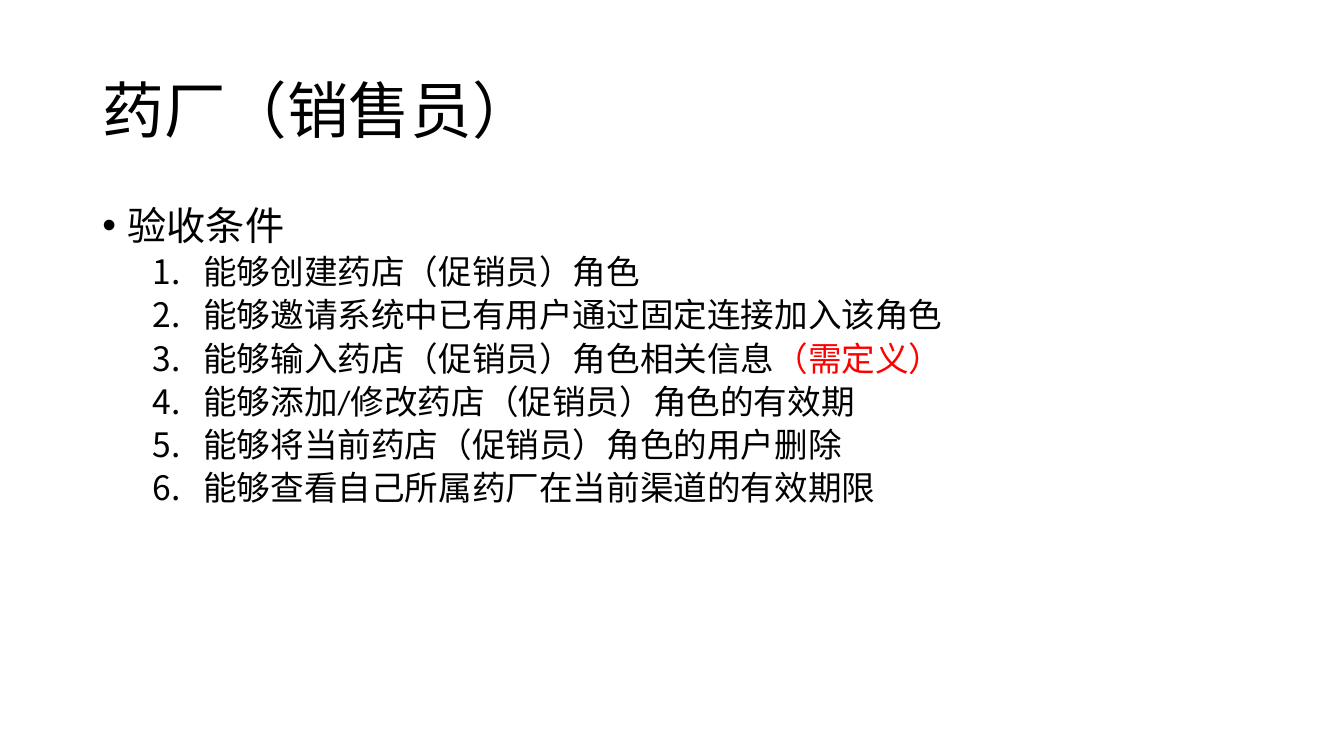
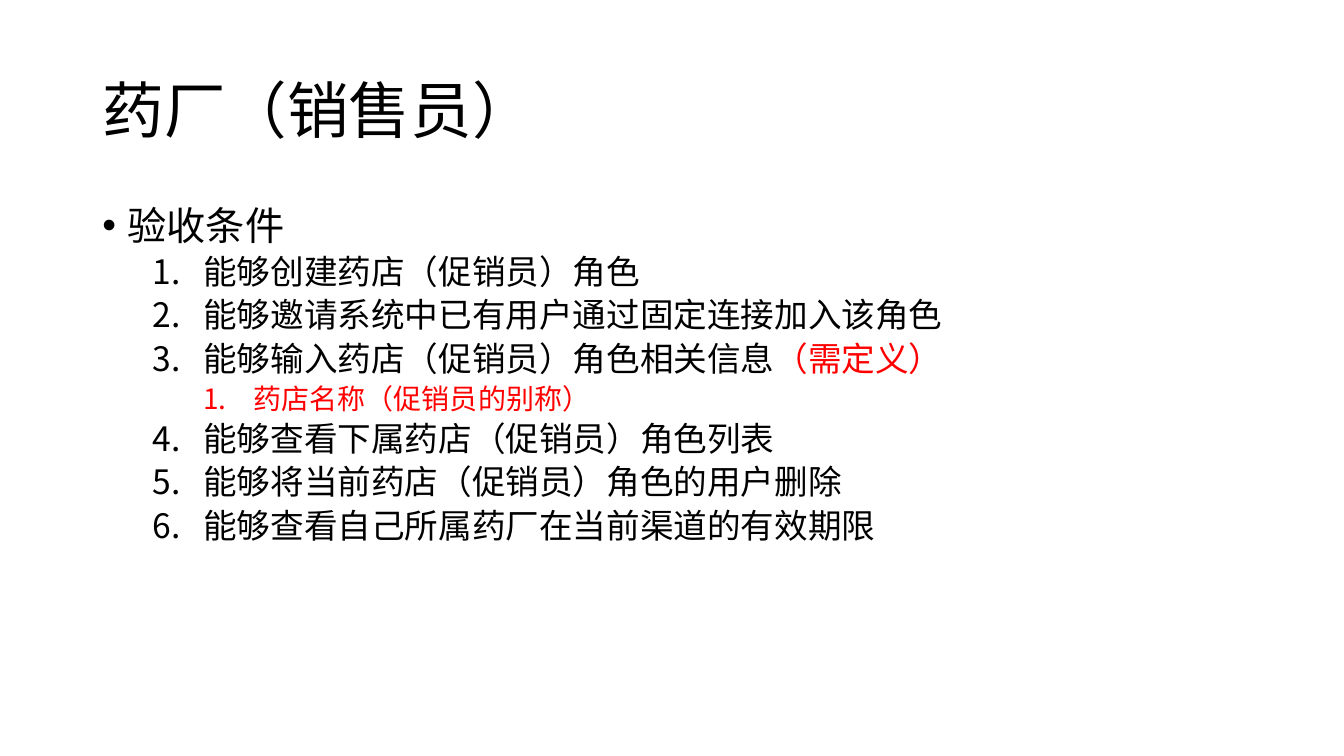
Before and after one commit to swansrp/Tanya, a slide deck: slide 14 of doc/prd.pptx. Drawn at 1344x756 pixels with LibreOffice and Linux fonts; fonts in the diff are those of the drawing. Boxes give left, top, right and bottom in pixels: in the first picture for what was removed or moved away, otherwise in the second. Text is boxed around its words. In the diff, an @@ line names an element or a change of style, - is before the commit and + after.

```diff
--- a/doc/prd.pptx
+++ b/doc/prd.pptx
@@ text at <box>203,385,774,454</box>: text changed @@
-  4. 能够添加/修改药店（促销员）角色的有效期
+    1. 药店名称（促销员的别称）
+  4. 能够查看下属药店（促销员）角色列表
```
Also in this commit, not shown: 5 other slides changed.
